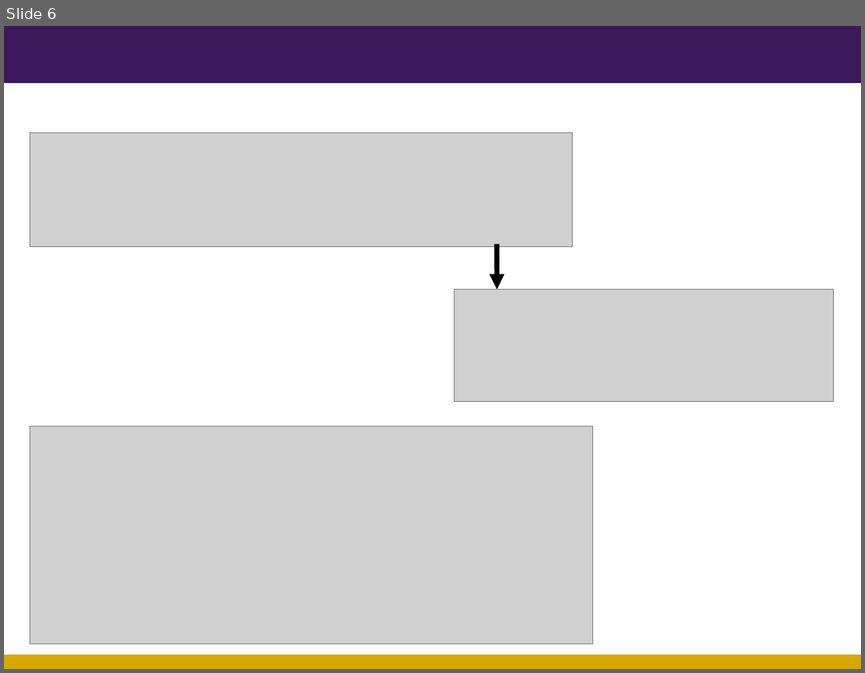
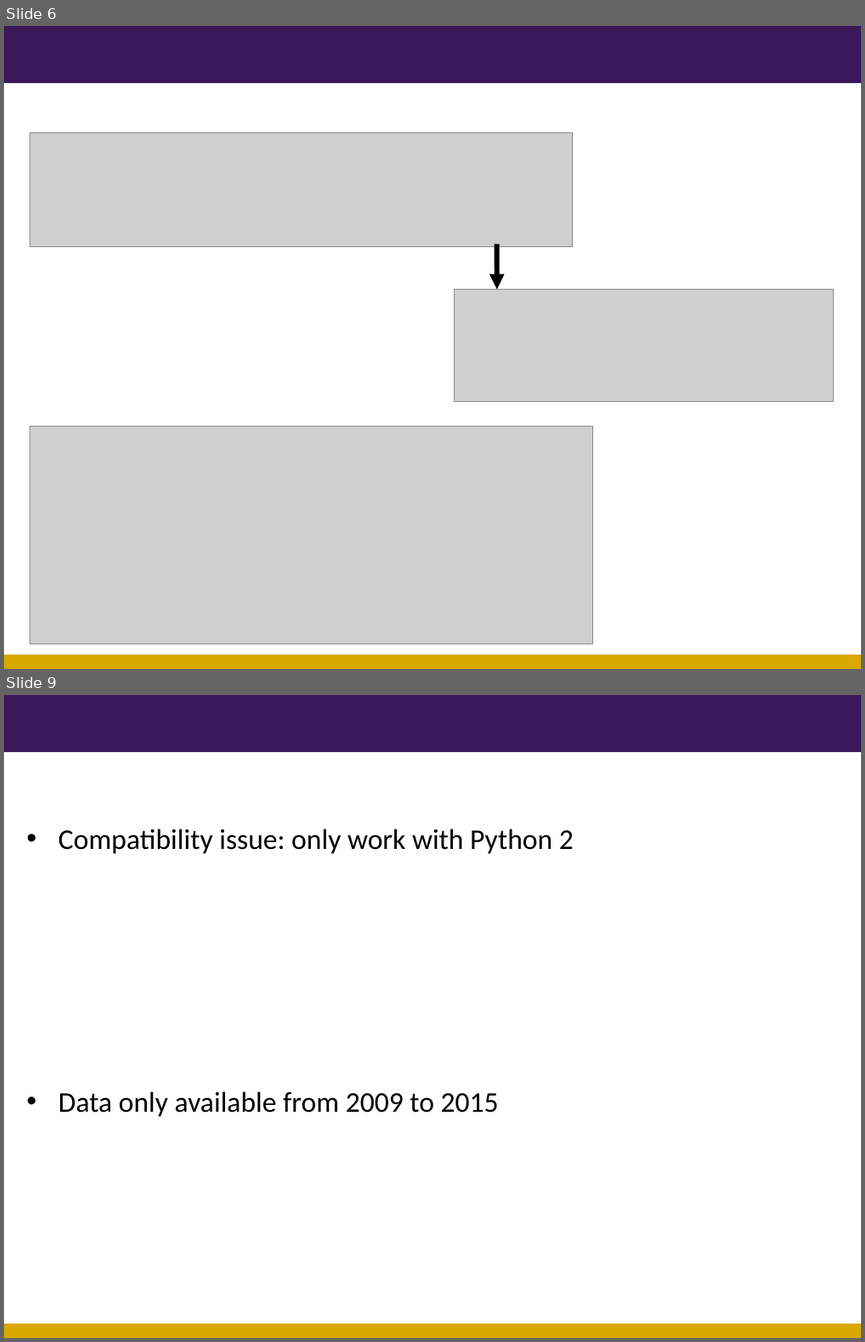
Before and after one commit to kpolimis/nfl-combine-evaluation, a slide deck: nflPP-CSE599-TechnologyReview.ppt. Shown one above the other, each under a label of ours: slide 6 before the commit, slides 6 and 9 after it; the slides between them are not shown. The pictures are 865x673 and 865x1342 pixels, drawn with LibreOffice and Linux fonts; fonts in the diff are those of the drawing; grey boxes stand for pictures; background and template pictures are left out. Boxes give left, top, right and bottom in pixels: in the first picture for what was removed or moved away, otherwise in the second. Text is boxed around its words. In the diff, an @@ line names an element or a change of style, - is before the commit and + after.

```diff
--- a/nflPP-CSE599-TechnologyReview.ppt
+++ b/nflPP-CSE599-TechnologyReview.ppt
@@ slide 9 added at (x1=4, y1=695, x2=861, y2=1338), background #FFFFFF; not listed: 2 template elements that a slide beside it also shows @@
@@ text added at (x1=58, y1=828, x2=574, y2=1117), 24 pt, text #000000 @@
+• Compatibility issue: only work with Python 2
+• Data only available from 2009 to 2015
```
Also in this commit, not shown: 1 slide changed, 2 other slides added, 2 slides removed.
